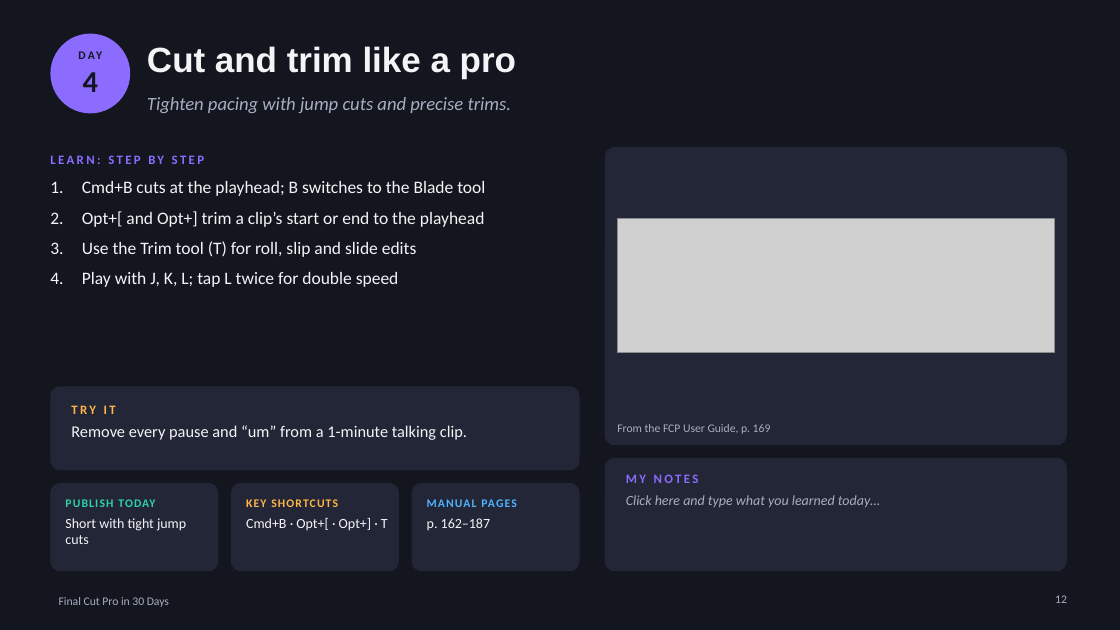
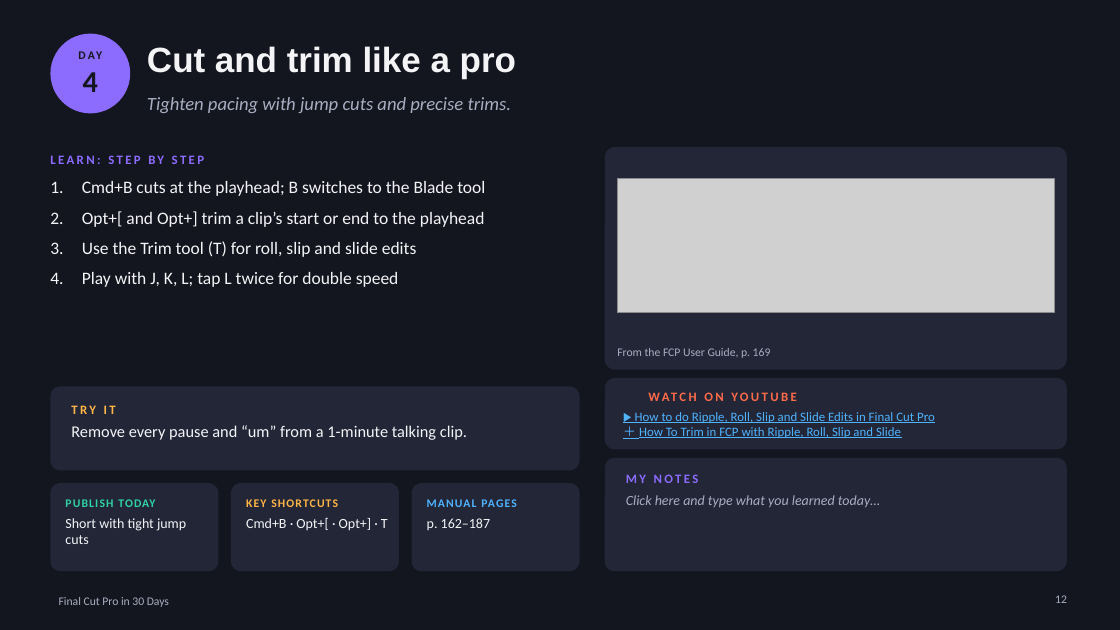
Before and after one commit to p00047575/test5, a slide deck: slide 12 of fcp-book/FCP-30-Day-Book.pptx. Drawn at 1120x630 pixels with LibreOffice and Linux fonts; fonts in the diff are those of the drawing; grey boxes stand for pictures; background and template pictures are left out. Boxes give left, top, right and bottom in pixels: in the first picture for what was removed or moved away, otherwise in the second. Text is boxed around its words. In the diff, an @@ line names an element or a change of style, - is before the commit and + after.

```diff
--- a/fcp-book/FCP-30-Day-Book.pptx
+++ b/fcp-book/FCP-30-Day-Book.pptx
@@ rounded rectangle: place and size @@
-rounded rectangle at box(605, 147, 1067, 445)
+rounded rectangle at box(605, 147, 1067, 370)
@@ rounded rectangle at box(605, 147, 1067, 370): proportions changed @@
@@ picture: place and size @@
-picture at box(618, 218, 1054, 353)
+picture at box(618, 179, 1054, 313)
@@ text "From the FCP User Guide, ...": place and size @@
-text "From the FCP User Guide, ..." at box(617, 424, 771, 434)
+text "From the FCP User Guide, ..." at box(617, 348, 771, 358)
@@ rounded rectangle added at box(605, 378, 1067, 450), fill #222636 @@
@@ text added at box(649, 384, 901, 409), 11 pt, text #FF6B4A, bold @@
+WATCH ON YOUTUBE
@@ text added at box(635, 412, 935, 438), 11 pt, text #4FB3FF, underline @@
+▶ How to do Ripple, Roll, Slip and Slide Edits in Final Cut Pro
+＋ How To Trim in FCP with Ripple, Roll, Slip and Slide
```
Also in this commit, not shown: 29 other slides changed, 2 other files.
